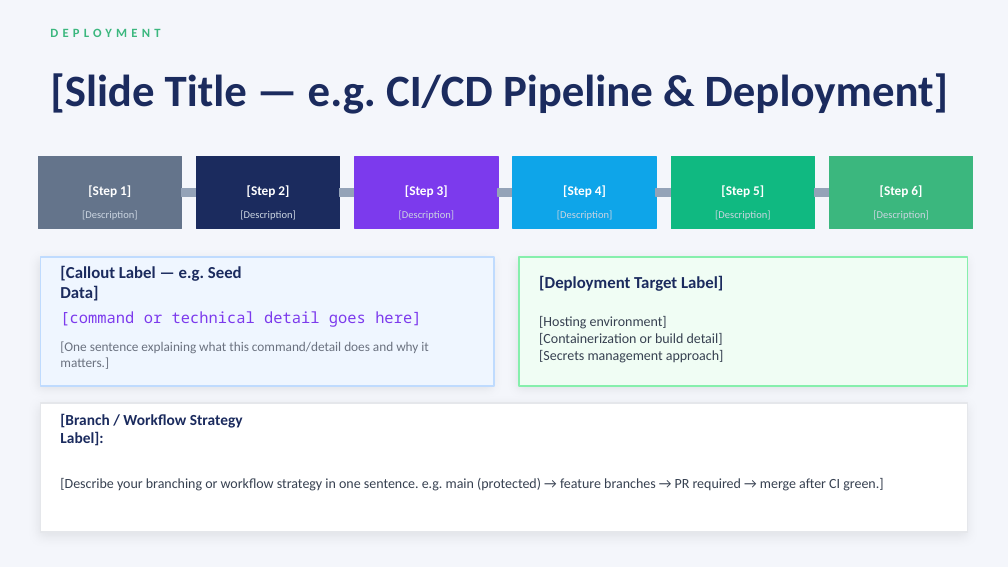
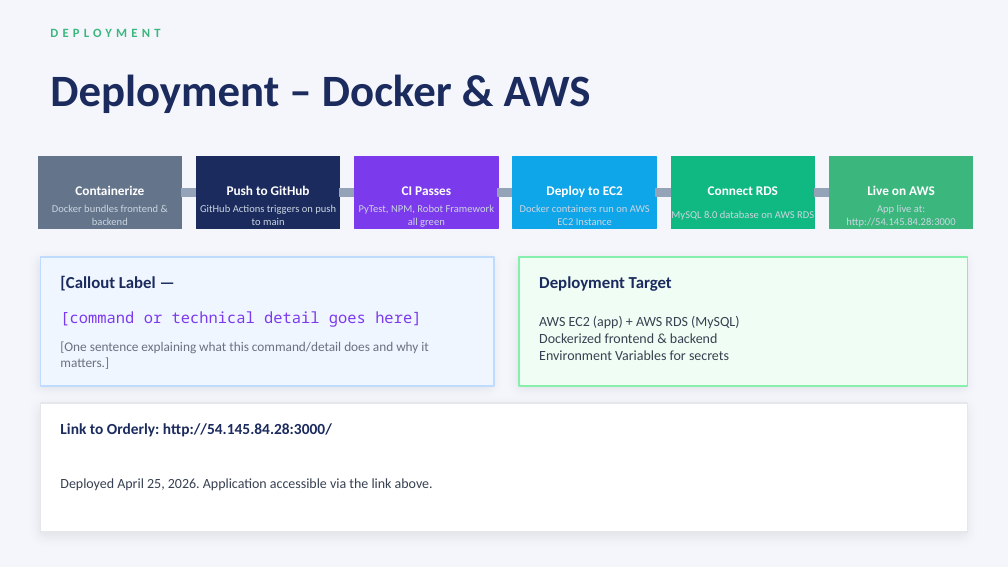
Before and after one commit to RachelMizer/ProjectOrderly, a slide deck: slide 9 of docs/Deliverables/Orderly_Slides.pptx. Drawn at 1008x567 pixels with LibreOffice and Linux fonts; fonts in the diff are those of the drawing. Boxes give left, top, right and bottom in pixels: in the first picture for what was removed or moved away, otherwise in the second. Text is boxed around its words. In the diff, an @@ line names an element or a change of style, - is before the commit and + after.

```diff
--- a/docs/Deliverables/Orderly_Slides.pptx
+++ b/docs/Deliverables/Orderly_Slides.pptx
@@ text at [50, 74, 591, 113]: text changed @@
-[Slide Title — e.g. CI/CD Pipeline & Deployment]
+Deployment – Docker & AWS
@@ text at [52, 205, 159, 225]: text changed @@
-[Description]
+Docker bundles frontend & backend
@@ text at [75, 186, 144, 195]: text changed @@
-[Step 1]
+Containerize
@@ text at [200, 205, 336, 225]: text changed @@
-[Description]
+GitHub Actions triggers on push to main
@@ text at [227, 185, 310, 195]: text changed @@
-[Step 2]
+Push to GitHub
@@ text at [359, 205, 495, 227]: text changed @@
-[Description]
+PyTest, NPM, Robot Framework all green
@@ text at [402, 186, 451, 195]: text changed @@
-[Step 3]
+CI Passes
@@ text at [520, 205, 650, 225]: text changed @@
-[Description]
+Docker containers run on AWS EC2 Instance
@@ text at [546, 185, 623, 197]: text changed @@
-[Step 4]
+Deploy to EC2
@@ text at [708, 186, 778, 195]: text changed @@
-[Step 5]
+Connect RDS
@@ text at [846, 205, 955, 227]: text changed @@
-[Description]
+App live at:
+http://54.145.84.28:3000
@@ text at [867, 185, 935, 195]: text changed @@
-[Step 6]
+Live on AWS
@@ text at [671, 211, 814, 220]: text changed @@
-[Description]
+MySQL 8.0 database on AWS RDS
@@ text at [60, 275, 156, 291]: text changed @@
-[Callout Label — e.g. Seed Data]
+[Callout Label —
@@ text at [539, 276, 672, 291]: text changed @@
-[Deployment Target Label]
+Deployment Target
@@ text at [539, 316, 739, 360]: text changed @@
-[Hosting environment]
-[Containerization or build detail]
-[Secrets management approach]
+AWS EC2 (app) + AWS RDS (MySQL)
+Dockerized frontend & backend
+Environment Variables for secrets
@@ text at [60, 423, 332, 437]: text changed @@
-[Branch / Workflow Strategy Label]:
+Link to Orderly: http://54.145.84.28:3000/
@@ text at [60, 478, 433, 491]: text changed @@
-[Describe your branching or workflow strategy in one sentence. e.g. main (protected) → feature branches → PR required → merge after CI green.]
+Deployed April 25, 2026. Application accessible via the link above.
```
Also in this commit, not shown: 6 other slides changed, 6 slides added, 6 slides removed.
